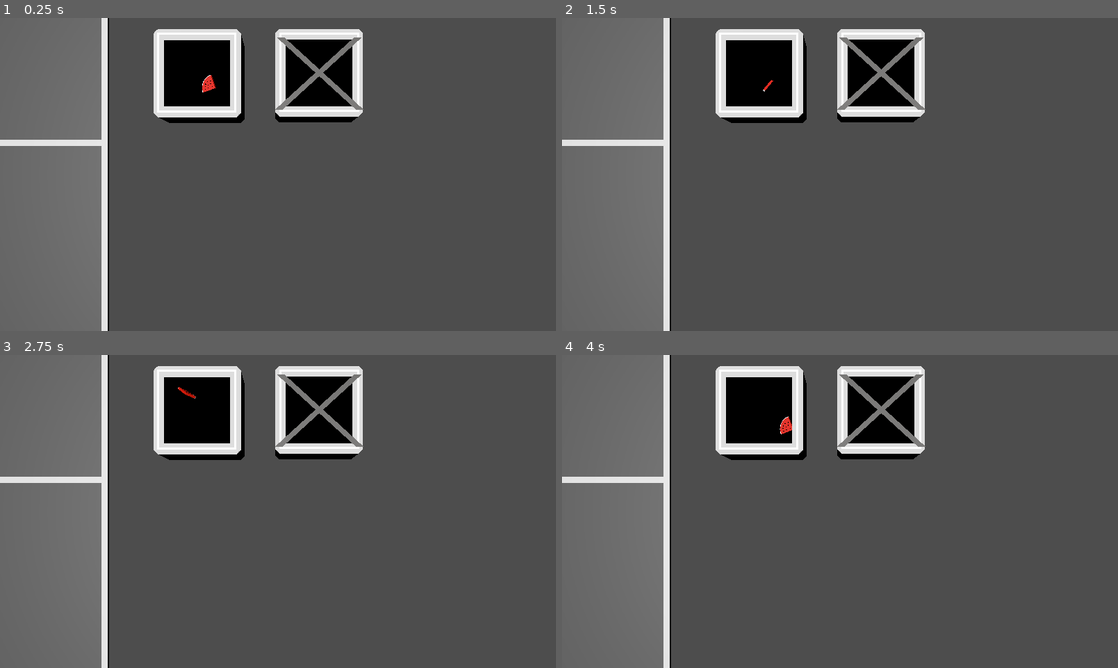
Above: before the commit, frames 1-4 (two rows, left to right).
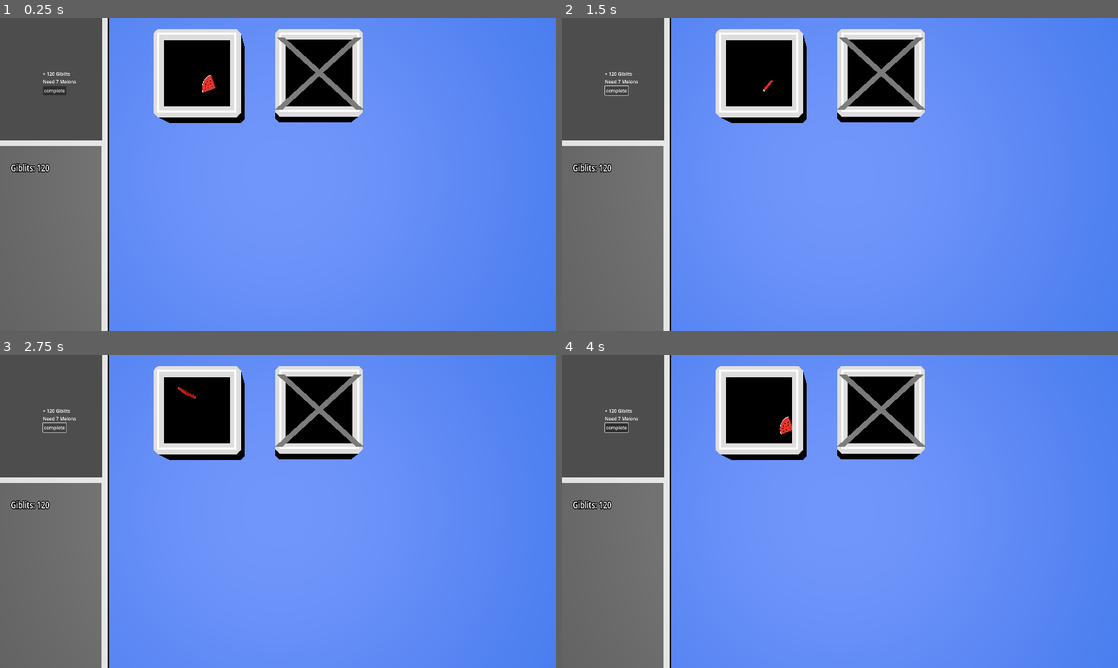
Above: after the commit, the same moments.

Repository: SmithyG69/Year12GodotMouseMouse
Game: Godot game, scene res://main.tscn
Same seed, same stepped clock (60 frames per second), same inputs: the game is played once before the commit and once after it.
Inputs (mouse positions are in pixels of both pictures, inside the frame that each line leads up to):
- Up to frame 1 (0.25 s): no input
- Up to frame 2 (1.5 s): click (617, 89) at 0.5 s, where only the run after the commit has a clickable "complete"; click (617, 89) at 1.25 s, where only the run after the commit has a clickable "complete"
- Up to frame 3 (2.75 s): click (55, 426) at 2 s, where only the run after the commit has a clickable "complete"
- Up to frame 4 (4 s): tap Enter at 2.75 s; move the mouse to (962, 495) at 2.77 s; click (962, 495) at 2.92 s; move the mouse to (728, 527) at 3.52 s; click (728, 527) at 3.67 s

The runs differ from the first frame. In frame 1, 78% of the frame differs, in the area x 0-100%, y 0-100%; in frame 2, 78%; in frame 3, 78%; in frame 4, 78%.

Commit message:
backround + requests + giblit counter

Diff:
--- a/connors-mitosis-delivery-service/ClickZone.gd
+++ /dev/null
@@ -1,13 +0,0 @@
-extends Area3D
-
-@export var hub_scene: PackedScene
-@export var hub_id: int
-
-func _ready():
-	connect("input_event", Callable(self, "_on_input_event"))
-
-func _on_input_event(camera, event, position, normal, shape_idx):
-	if event is InputEventMouseButton and event.pressed and event.button_index == MOUSE_BUTTON_LEFT:
-		print("Clicked on hub ID:", hub_id)
-		if hub_scene:
-			get_tree().change_scene_to_packed(hub_scene)
--- a/connors-mitosis-delivery-service/HubScenes/HubScene_0.tscn
+++ /dev/null
@@ -1,38 +0,0 @@
-[gd_scene load_steps=3 format=3 uid="uid://7676g5l3vx4f"]
-
-[ext_resource type="Script" uid="uid://dj4wlkph82up5" path="res://HubScript.gd" id="1_y3rug"]
-
-[sub_resource type="QuadMesh" id="QuadMesh_m4mjg"]
-
-[node name="HubScene" type="Node3D"]
-script = ExtResource("1_y3rug")
-
-[node name="Camera3D" type="Camera3D" parent="."]
-
-[node name="MeshInstance3D" type="MeshInstance3D" parent="."]
-transform = Transform3D(1, 0, 0, 0, 1, 0, 0, 0, 1, 0, 0, -1.11489)
-mesh = SubResource("QuadMesh_m4mjg")
-
-[node name="UIContainer" type="Node3D" parent="."]
-transform = Transform3D(-0.993822, -0.110983, 0, 0.110983, -0.993822, 0, 0, 0, 1, 0, 0, 0)
-
-[node name="CanvasLayer" type="CanvasLayer" parent="UIContainer"]
-
-[node name="Control" type="Control" parent="UIContainer/CanvasLayer"]
-layout_mode = 3
-anchors_preset = 0
-offset_right = 40.0
-offset_bottom = 40.0
-
-[node name="VBoxContainer" type="VBoxContainer" parent="UIContainer/CanvasLayer/Control"]
-layout_mode = 0
-offset_right = 40.0
-offset_bottom = 40.0
-
-[node name="Button" type="Button" parent="UIContainer/CanvasLayer/Control/VBoxContainer"]
-layout_mode = 2
-text = "Back
-
-"
-
-[connection signal="pressed" from="UIContainer/CanvasLayer/Control/VBoxContainer/Button" to="." method="_on_button_pressed"]
--- a/connors-mitosis-delivery-service/HubScenes/HubScene_1.tscn
+++ /dev/null
@@ -1,11 +0,0 @@
-[gd_scene load_steps=2 format=3 uid="uid://bugwftkqem4vu"]
-
-[sub_resource type="QuadMesh" id="QuadMesh_mhbo7"]
-
-[node name="HubScene2" type="Node3D"]
-
-[node name="Camera3D" type="Camera3D" parent="."]
-
-[node name="MeshInstance3D" type="MeshInstance3D" parent="."]
-transform = Transform3D(1, 0, 0, 0, 1, 0, 0, 0, 1, 0, 0, -4.73786)
-mesh = SubResource("QuadMesh_mhbo7")
--- a/connors-mitosis-delivery-service/Watermelon_hub.tscn
+++ b/connors-mitosis-delivery-service/HubScenes/Watermelon_hub.tscn
@@ -5,9 +5,9 @@
 [ext_resource type="Script" uid="uid://bfnm7jc678rk2" path="res://hub wall script/rightwallwall.gd" id="2_j5fws"]
 [ext_resource type="Script" uid="uid://cm24ibenntifn" path="res://hub wall script/topwall.gd" id="3_01tv7"]
 [ext_resource type="Script" uid="uid://cvec0t67po8dc" path="res://hub wall script/bottomwall.gd" id="4_ippit"]
-[ext_resource type="PackedScene" uid="uid://bfcvkx8u4ajgf" path="res://watermelon.tscn" id="6_01tv7"]
+[ext_resource type="PackedScene" uid="uid://bfcvkx8u4ajgf" path="res://fruit/watermelon.tscn" id="6_01tv7"]
 [ext_resource type="Script" uid="uid://hyfd2hko63av" path="res://roof.gd" id="7_stywk"]
-[ext_resource type="Script" uid="uid://cned4628e4uby" path="res://floor.gd" id="8_4ytr8"]
+[ext_resource type="Script" uid="uid://cned4628e4uby" path="res://hub wall script/floor.gd" id="8_4ytr8"]
 
 [sub_resource type="BoxShape3D" id="BoxShape3D_qdc0c"]
 
--- /dev/null
+++ b/connors-mitosis-delivery-service/HubScenes/kiwihub.tscn
@@ -0,0 +1,7 @@
+[gd_scene load_steps=2 format=3 uid="uid://cabndw1fa45wv"]
+
+[ext_resource type="PackedScene" uid="uid://chhjjylfydc7d" path="res://Assets/hub.glb" id="1_mo3ya"]
+
+[node name="kiwihub" type="Node3D"]
+
+[node name="hub" parent="." instance=ExtResource("1_mo3ya")]
--- a/connors-mitosis-delivery-service/locked_hub.gd
+++ b/connors-mitosis-delivery-service/HubScenes/locked_hub.gd
@@ -8,6 +8,7 @@
 	if event is InputEventMouseButton and event.pressed and event.button_index == MOUSE_BUTTON_LEFT:
 		if Global.giblits >= cost and kiwihub and lockedhub2:
 			Global.giblits -= cost
+
 
 			# Spawn replacement in current position
 			var new_obj = kiwihub.instantiate()
--- a/connors-mitosis-delivery-service/locked_hub.tscn
+++ b/connors-mitosis-delivery-service/HubScenes/locked_hub.tscn
@@ -1,10 +1,10 @@
 [gd_scene load_steps=7 format=3 uid="uid://cqvad0twbcffh"]
 
-[ext_resource type="Script" uid="uid://dnbjypkyrv0qn" path="res://locked_hub.gd" id="1_q21jf"]
+[ext_resource type="Script" uid="uid://dnbjypkyrv0qn" path="res://HubScenes/locked_hub.gd" id="1_q21jf"]
 [ext_resource type="PackedScene" uid="uid://chhjjylfydc7d" path="res://Assets/hub.glb" id="2_f7oo5"]
 [ext_resource type="PackedScene" uid="uid://jfnqw4drhp7s" path="res://lockedhub_2.tscn" id="3_arj4e"]
-[ext_resource type="PackedScene" uid="uid://vsyeeg7u34h1" path="res://lock.glb" id="3_dsocg"]
-[ext_resource type="PackedScene" uid="uid://cabndw1fa45wv" path="res://kiwihub.tscn" id="4_f7oo5"]
+[ext_resource type="PackedScene" uid="uid://vsyeeg7u34h1" path="res://Assets/lock.glb" id="3_dsocg"]
+[ext_resource type="PackedScene" uid="uid://cabndw1fa45wv" path="res://HubScenes/kiwihub.tscn" id="4_f7oo5"]
 
 [sub_resource type="BoxShape3D" id="BoxShape3D_q21jf"]
 
--- a/connors-mitosis-delivery-service/area_3d.gd
+++ b/connors-mitosis-delivery-service/area_3d.gd
@@ -1 +1,41 @@
-extends "res://hubAsset.gd"
+extends Area3D
+
+@export var fruit_name: String = "watermelon"
+@export var floating_text_scene: PackedScene
+@export var required_amount = 7
+@export var reward_giblits = 120
+
+func _input_event(camera, event, click_position, click_normal, shape_idx):
+	if event is InputEventMouseButton and event.pressed and event.button_index == MOUSE_BUTTON_LEFT:
+		attempt_fulfill_watermelon_request()
+
+func attempt_fulfill_watermelon_request():
+	# Find all watermelons in the scene
+	var melons = []
+	for node in get_tree().get_nodes_in_group("melon"):
+		if node.name.to_lower().contains(fruit_name):  # or check node.fruit_type
+			melons.append(node)
+
+	if melons.size() >= required_amount:
+		# Remove 7 melons
+		for i in required_amount:
+			if melons[i]:
+				melons[i].queue_free()
+		# Add giblits
+		Global.giblits += reward_giblits
+		show_floating_text("+%d Giblits!" % reward_giblits, Color.GREEN)
+	else:
+		show_floating_text("Need %d Watermelons!" % required_amount, Color.RED)
+
+func show_floating_text(message: String, color: Color = Color.WHITE):
+	var text_node = floating_text_scene.instantiate()
+	var label = text_node.get_node("Label3D")  # change path if needed
+	label.text = message
+	label.modulate = color
+	text_node.global_transform.origin = global_transform.origin + Vector3(0, 2, 0)
+	get_tree().current_scene.add_child(text_node)
+
+	var tween = text_node.create_tween()
+	tween.tween_property(text_node, "position", text_node.position + Vector3(0, 1.5, 0), 1.5)\
+	.set_trans(Tween.TRANS_SINE).set_ease(Tween.EASE_OUT)
+	tween.tween_callback(Callable(text_node, "queue_free"))
--- a/connors-mitosis-delivery-service/click_zone.tscn
+++ /dev/null
@@ -1,12 +0,0 @@
-[gd_scene load_steps=3 format=3 uid="uid://bopjo3nhvq3lw"]
-
-[ext_resource type="Script" uid="uid://bj5b6f6y3ol8q" path="res://ClickZone.gd" id="1_jqfgy"]
-
-[sub_resource type="BoxShape3D" id="BoxShape3D_bfiob"]
-
-[node name="ClickZone" type="Area3D"]
-script = ExtResource("1_jqfgy")
-hub_id = 1
-
-[node name="CollisionShape3D" type="CollisionShape3D" parent="."]
-shape = SubResource("BoxShape3D_bfiob")
--- /dev/null
+++ b/connors-mitosis-delivery-service/floating_text_scene.tscn
@@ -0,0 +1,7 @@
+[gd_scene format=3 uid="uid://c57gmuwue2sxo"]
+
+[node name="Node3D" type="Node3D"]
+
+[node name="Label3D" type="Label3D" parent="."]
+transform = Transform3D(1, 0, 0, 0, 1, 0, 0, 0, 1, 270, 0, 0)
+text = "feedback"
--- a/connors-mitosis-delivery-service/watermelon.gd
+++ b/connors-mitosis-delivery-service/fruit/watermelon.gd
@@ -3,7 +3,7 @@
 var direction = Vector3(1, 0, 0.9).normalized()
 var speed = 2.0
 @export var max_watermelons = 8
-var watermelon = preload("res://watermelon.tscn")
+var watermelon = preload("res://fruit/watermelon.tscn")
 
 func _ready() -> void:
 	add_to_group("bouncer")
--- a/connors-mitosis-delivery-service/watermelon.tscn
+++ b/connors-mitosis-delivery-service/fruit/watermelon.tscn
@@ -1,15 +1,15 @@
 [gd_scene load_steps=4 format=3 uid="uid://bfcvkx8u4ajgf"]
 
-[ext_resource type="Script" uid="uid://glt88u468ont" path="res://watermelon.gd" id="1_6apsg"]
-[ext_resource type="PackedScene" uid="uid://k7fm404u5lqb" path="res://Castle (1).glb" id="1_pj8vt"]
+[ext_resource type="Script" uid="uid://glt88u468ont" path="res://fruit/watermelon.gd" id="1_uqt3a"]
+[ext_resource type="PackedScene" uid="uid://k7fm404u5lqb" path="res://Assets/Castle (1).glb" id="2_2o74k"]
 
 [sub_resource type="SphereShape3D" id="SphereShape3D_6apsg"]
 
 [node name="watermelon" type="CharacterBody3D" groups=["bouncer"]]
 collision_mask = 2
-script = ExtResource("1_6apsg")
+script = ExtResource("1_uqt3a")
 
-[node name="Castle (1)" parent="." instance=ExtResource("1_pj8vt")]
+[node name="Castle (1)" parent="." instance=ExtResource("2_2o74k")]
 transform = Transform3D(0.708568, -0.17422, 0.014279, 0.168682, 0.697107, 0.134955, -0.0458555, -0.127726, 0.717083, 0.327374, 0.189693, 0.341493)
 
 [node name="CollisionShape3D" type="CollisionShape3D" parent="."]
--- /dev/null
+++ b/connors-mitosis-delivery-service/fullfilrequest.gd
@@ -0,0 +1,28 @@
+extends Button
+
+@export var fruit_name: String = "watermelon"
+@export var floating_text_scene: PackedScene
+@export var required_amount = 7
+@export var reward_giblits = 120
+@onready var request_label: Label = $"../requestlabel"
+@onready var reward_label: Label = $"../rewardlabel"
+
+func _on_pressed() -> void:
+	attempt_fulfill_watermelon_request()
+
+func attempt_fulfill_watermelon_request():
+	var current_watermelon = get_tree().get_nodes_in_group("melon").size()
+
+	if current_watermelon >= required_amount:
+		Global.giblits += reward_giblits
+		var melons = get_tree().get_nodes_in_group("melon")
+		var to_remove = min(7, melons.size())
+		for i in range(to_remove):
+			melons[i].queue_free()
+
+	else:
+		return
+
+func _ready():
+	request_label.text = "Need " + str(required_amount) + " Melons"
+	reward_label.text  = "+ " + str(reward_giblits) + " Giblits"
--- a/connors-mitosis-delivery-service/kiwihub.tscn
+++ /dev/null
@@ -1,7 +0,0 @@
-[gd_scene load_steps=2 format=3 uid="uid://cabndw1fa45wv"]
-
-[ext_resource type="PackedScene" uid="uid://chhjjylfydc7d" path="res://Assets/hub.glb" id="1_bf8fd"]
-
-[node name="kiwihub" type="Node3D"]
-
-[node name="hub" parent="." instance=ExtResource("1_bf8fd")]
--- /dev/null
+++ b/connors-mitosis-delivery-service/label_3d.gd
@@ -0,0 +1,4 @@
+extends Label3D
+
+func _process(delta):
+	$".".text = "Giblits: %d" % Global.giblits
--- a/connors-mitosis-delivery-service/lockedhub_2.tscn
+++ b/connors-mitosis-delivery-service/lockedhub_2.tscn
@@ -1,8 +1,8 @@
 [gd_scene load_steps=5 format=3 uid="uid://jfnqw4drhp7s"]
 
-[ext_resource type="Script" uid="uid://07s5h6g4qyun" path="res://lockedhub2.gd" id="1_8hs2h"]
+[ext_resource type="Script" uid="uid://07s5h6g4qyun" path="res://HubScenes/lockedhub2.gd" id="1_8hs2h"]
 [ext_resource type="PackedScene" uid="uid://chhjjylfydc7d" path="res://Assets/hub.glb" id="2_fajk6"]
-[ext_resource type="PackedScene" uid="uid://vsyeeg7u34h1" path="res://lock.glb" id="3_tf276"]
+[ext_resource type="PackedScene" uid="uid://vsyeeg7u34h1" path="res://Assets/lock.glb" id="3_tf276"]
 
 [sub_resource type="BoxShape3D" id="BoxShape3D_5xxqs"]
 
--- a/connors-mitosis-delivery-service/main.tscn
+++ b/connors-mitosis-delivery-service/main.tscn
@@ -1,9 +1,16 @@
-[gd_scene load_steps=5 format=3 uid="uid://d1eo05rwiless"]
+[gd_scene load_steps=10 format=3 uid="uid://d1eo05rwiless"]
 
 [ext_resource type="Script" uid="uid://cqeoa1hsy83mb" path="res://main.gd" id="1_0xm2m"]
-[ext_resource type="PackedScene" uid="uid://0h7v70rgsq4a" path="res://Watermelon_hub.tscn" id="2_h2yge"]
-[ext_resource type="PackedScene" uid="uid://cqvad0twbcffh" path="res://locked_hub.tscn" id="3_h2yge"]
+[ext_resource type="PackedScene" uid="uid://0h7v70rgsq4a" path="res://HubScenes/Watermelon_hub.tscn" id="2_h2yge"]
+[ext_resource type="PackedScene" uid="uid://cqvad0twbcffh" path="res://HubScenes/locked_hub.tscn" id="3_h2yge"]
 [ext_resource type="PackedScene" uid="uid://qsh5ex8amf17" path="res://Assets/backroundshop[.glb" id="4_1bvp3"]
+[ext_resource type="PackedScene" uid="uid://b40ofein6d2i7" path="res://requests.tscn" id="5_7mycd"]
+[ext_resource type="PackedScene" uid="uid://cm5h2fw0ummdo" path="res://Assets/backround.glb" id="6_272bh"]
+[ext_resource type="Script" uid="uid://bov6t1og3te1g" path="res://label_3d.gd" id="7_272bh"]
+
+[sub_resource type="QuadMesh" id="QuadMesh_5vw27"]
+
+[sub_resource type="StandardMaterial3D" id="StandardMaterial3D_kek77"]
 
 [node name="Main" type="Node3D"]
 script = ExtResource("1_0xm2m")
@@ -27,5 +34,29 @@
 [node name="locked hub" parent="." instance=ExtResource("3_h2yge")]
 transform = Transform3D(-4.37114e-08, 0, -1, 0, 1, 0, 1, 0, -4.37114e-08, 2, -18, -5)
 
-[node name="backroundshop[" parent="." instance=ExtResource("4_1bvp3")]
+[node name="shopbackround" parent="." instance=ExtResource("4_1bvp3")]
 transform = Transform3D(-1.23806e-08, 0, -0.283236, 0, 0.283236, 0, 0.283236, 0, -1.23806e-08, -8.21078, -14.9321, -1.51842)
+
+[node name="Requestboard" type="Node3D" parent="."]
+transform = Transform3D(1, 0, 0, 0, 1, 0, 0, 0, 1, -12.5292, -14.2549, -6.71082)
+
+[node name="MeshInstance3D" type="MeshInstance3D" parent="Requestboard"]
+mesh = SubResource("QuadMesh_5vw27")
+surface_material_override/0 = SubResource("StandardMaterial3D_kek77")
+
+[node name="SubViewportContainer" type="SubViewportContainer" parent="Requestboard"]
+offset_right = 40.0
+offset_bottom = 40.0
+
+[node name="Requests" parent="Requestboard/SubViewportContainer" instance=ExtResource("5_7mycd")]
+handle_input_locally = false
+size = Vector2i(350, 420)
+render_target_update_mode = 4
+
+[node name="backround" parent="." instance=ExtResource("6_272bh")]
+transform = Transform3D(2.13077, 0, 0, 0, 1.13515, 0, 0, 0, 1.55362, -0.882221, -19.9835, -2.78618)
+
+[node name="giblits" type="Label3D" parent="."]
+transform = Transform3D(2.139, 0, 0, 0, 3.29224e-08, 2.38472, 0, -2.76081, 2.84374e-08, -11.7429, -14.6654, -0.336482)
+text = "Giblits :"
+script = ExtResource("7_272bh")
--- a/connors-mitosis-delivery-service/project.godot
+++ b/connors-mitosis-delivery-service/project.godot
@@ -29,3 +29,7 @@
 [editor]
 
 version_control/autoload_on_startup=true
+
+[global_group]
+
+melon=""
--- /dev/null
+++ b/connors-mitosis-delivery-service/requests.tscn
@@ -0,0 +1,42 @@
+[gd_scene load_steps=2 format=3 uid="uid://b40ofein6d2i7"]
+
+[ext_resource type="Script" uid="uid://wj20xo1gqifw" path="res://fullfilrequest.gd" id="1_owrvt"]
+
+[node name="Requests" type="SubViewport"]
+
+[node name="request pannel" type="Control" parent="."]
+layout_mode = 3
+anchors_preset = 8
+anchor_left = 0.5
+anchor_top = 0.5
+anchor_right = 0.5
+anchor_bottom = 0.5
+offset_left = -29.5
+offset_top = -31.0
+offset_right = 29.5
+offset_bottom = 31.0
+grow_horizontal = 2
+grow_vertical = 2
+
+[node name="Button" type="Button" parent="request pannel"]
+layout_mode = 2
+offset_top = 54.0
+offset_right = 59.0
+offset_bottom = 62.0
+text = "complete"
+script = ExtResource("1_owrvt")
+
+[node name="requestlabel" type="Label" parent="request pannel"]
+layout_mode = 2
+offset_top = 27.0
+offset_right = 59.0
+offset_bottom = 50.0
+text = "request"
+
+[node name="rewardlabel" type="Label" parent="request pannel"]
+layout_mode = 2
+offset_right = 59.0
+offset_bottom = 23.0
+text = "Reward"
+
+[connection signal="pressed" from="request pannel/Button" to="request pannel/Button" method="_on_pressed"]
Renamed: connors-mitosis-delivery-service/Castle (1).glb -> connors-mitosis-delivery-service/Assets/Castle (1).glb
Not shown, changed: connors-mitosis-delivery-service/Assets/Castle (1).glb.import
Binary file added: connors-mitosis-delivery-service/Assets/backround.glb
Not shown, changed: connors-mitosis-delivery-service/Assets/backround.glb.import
Renamed: connors-mitosis-delivery-service/lock.glb -> connors-mitosis-delivery-service/Assets/lock.glb
Not shown, added: connors-mitosis-delivery-service/Assets/lock.glb.import
Not shown, removed: connors-mitosis-delivery-service/ClickZone.gd.uid
Renamed: connors-mitosis-delivery-service/locked_hub.gd.uid -> connors-mitosis-delivery-service/HubScenes/locked_hub.gd.uid
Renamed: connors-mitosis-delivery-service/lockedhub2.gd -> connors-mitosis-delivery-service/HubScenes/lockedhub2.gd
Renamed: connors-mitosis-delivery-service/lockedhub2.gd.uid -> connors-mitosis-delivery-service/HubScenes/lockedhub2.gd.uid
Renamed: connors-mitosis-delivery-service/watermelon.gd.uid -> connors-mitosis-delivery-service/fruit/watermelon.gd.uid
Not shown, added: connors-mitosis-delivery-service/fullfilrequest.gd.uid
(and 5 more such lines)
